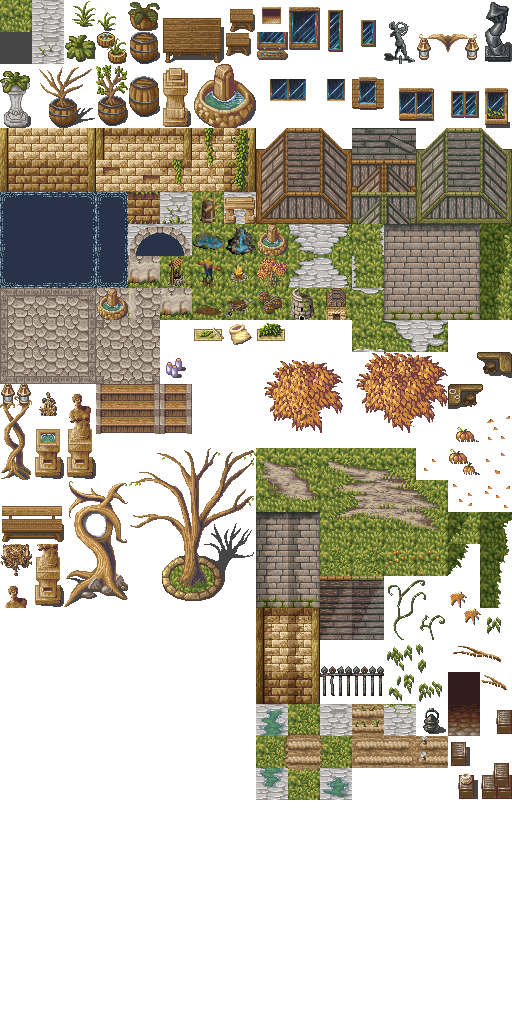
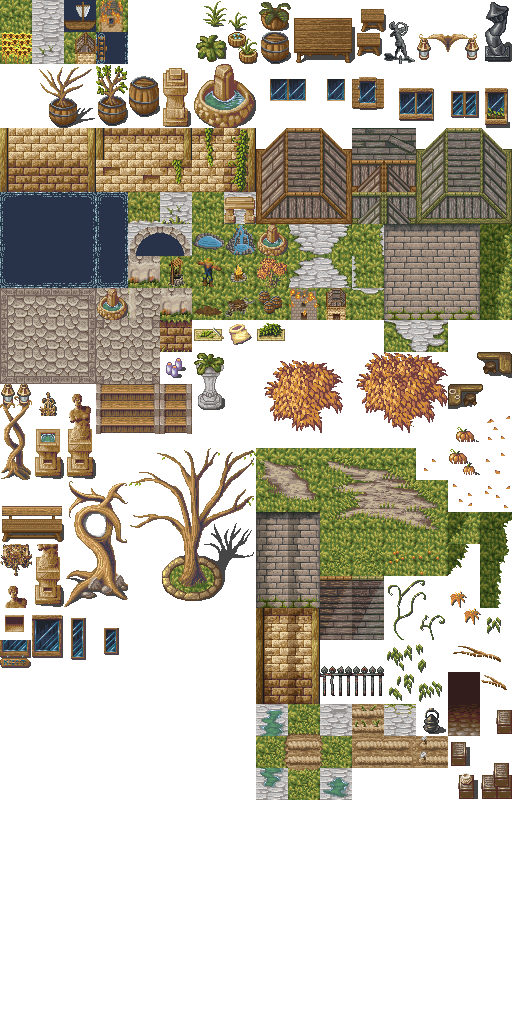
Revision of a layered 512x1024 image; what changed, layer by layer:
painted on "level.png" over [0, 0, 386, 668]
